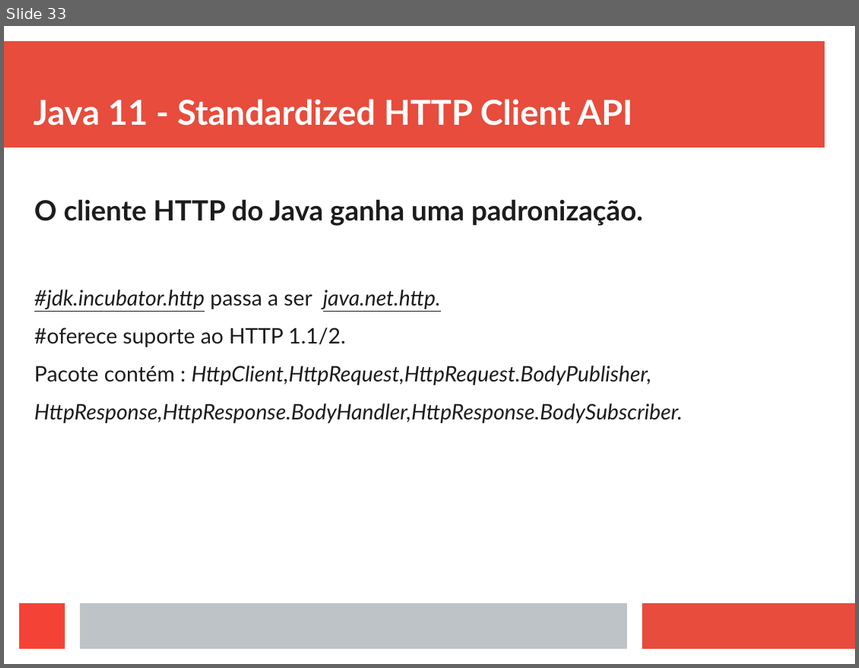
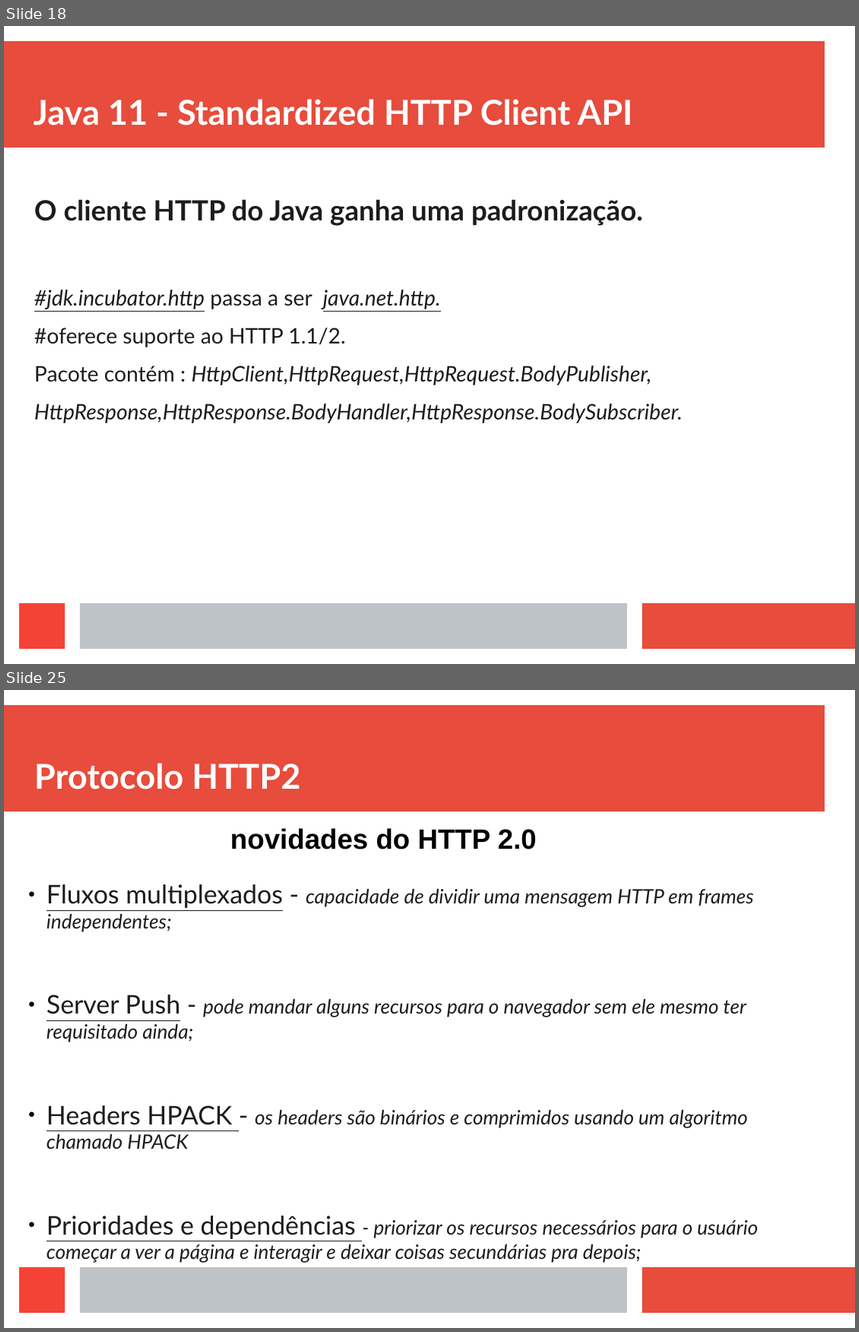
Before and after one commit to viniciusFortti/test, a slide deck: Apresentação/ApresentaçãoTerceiraSemana.odp. Shown one above the other, each under a label of ours: slide 33 before the commit, slides 18 and 25 after it; the slides between them are not shown. The pictures are 859x668 and 859x1332 pixels, drawn with LibreOffice and Linux fonts; fonts in the diff are those of the drawing. Boxes give left, top, right and bottom in pixels: in the first picture for what was removed or moved away, otherwise in the second. Text is boxed around its words. In the diff, an @@ line names an element or a change of style, - is before the commit and + after.

```diff
--- a/Apresentação/ApresentaçãoTerceiraSemana.odp
+++ b/Apresentação/ApresentaçãoTerceiraSemana.odp
@@ slide 25 added at [4, 690, 855, 1328], background #FFFFFF; not listed: 4 template elements that a slide beside it also shows @@
@@ title added at [34, 763, 300, 790], 32 pt, text #FFFFFF, bold @@
+Protocolo HTTP2
@@ text added at [230, 828, 537, 850], 26 pt, text #000000, bold @@
+novidades do HTTP 2.0
@@ text added at [47, 885, 758, 1263], 18.5 pt, text #1C1C1C, italic @@
+● Fluxos multiplexados - capacidade de dividir uma mensagem HTTP em frames independentes;
+● Server Push - pode mandar alguns recursos para o navegador sem ele mesmo ter requisitado ainda;
+● Headers HPACK - os headers são binários e comprimidos usando um algoritmo chamado HPACK
+● Prioridades e dependências - priorizar os recursos necessários para o usuário começar a ver a página e interagir e deixar coisas secundárias pra depois;
@@ what was slide 33 is now slide 18 @@
```
Also in this commit, not shown: 8 other slides added, 16 slides removed, 4 other files.
